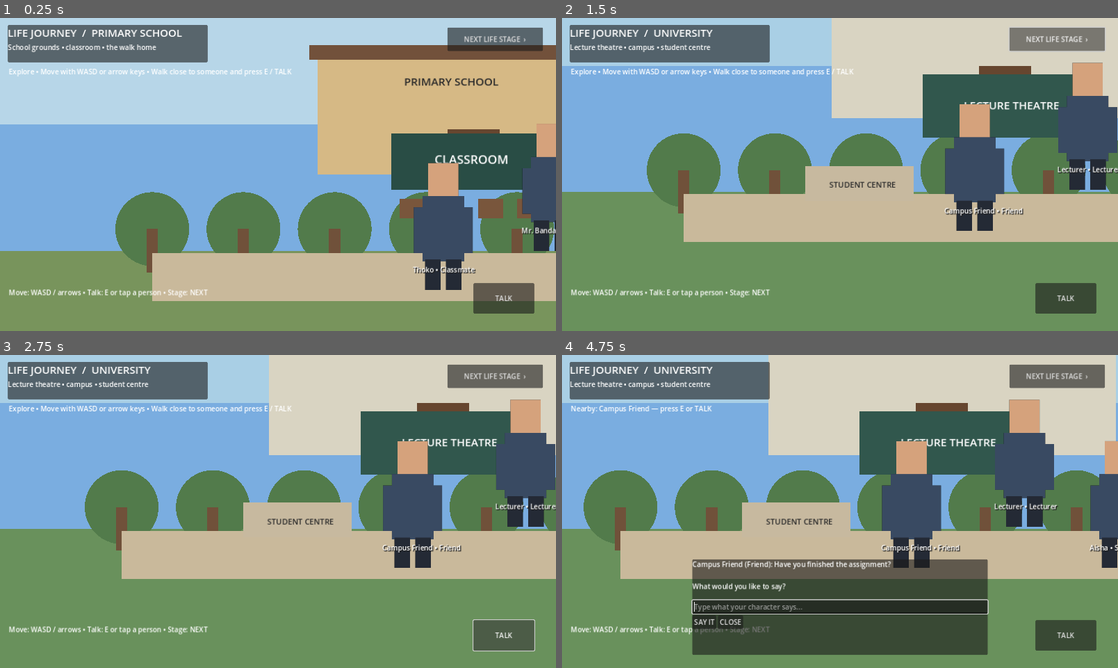
Above: before the commit, frames 1-4 (two rows, left to right).
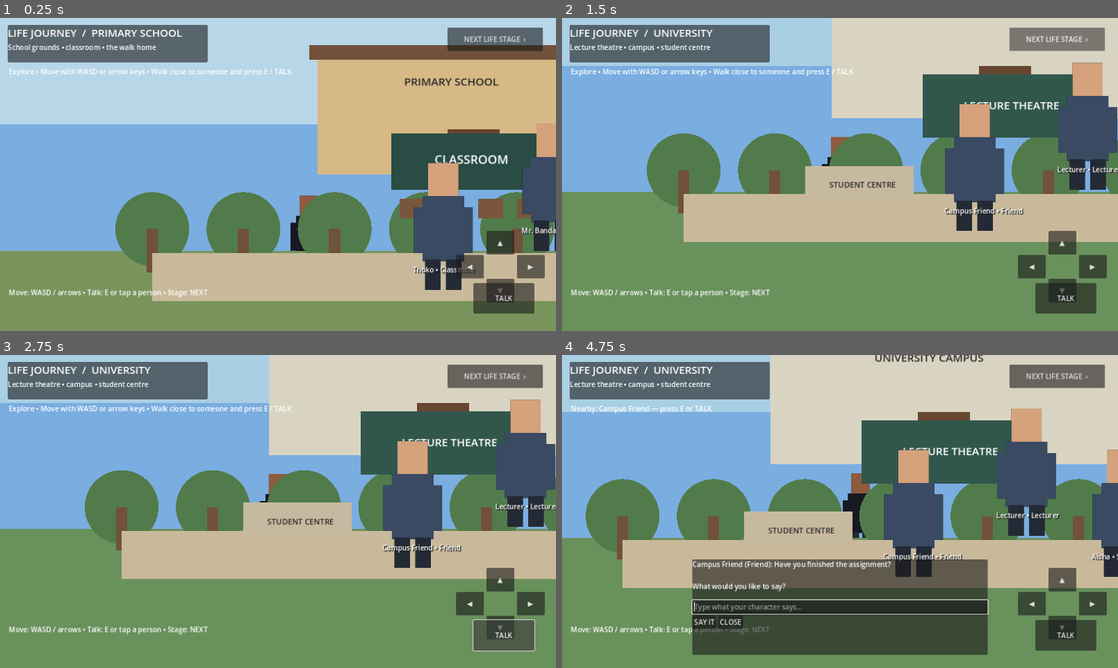
Above: after the commit, the same moments.

Repository: ntambalikachimwemwe-prog/Who-am-l-whatsapp
Game: Godot game, scene res://scenes/main.tscn
Same seed, same stepped clock (60 frames per second), same inputs: the game is played once before the commit and once after it.
Inputs (mouse positions are in pixels of both pictures, inside the frame that each line leads up to):
- Up to frame 1 (0.25 s): no input
- Up to frame 2 (1.5 s): click "NEXT LIFE STAGE ›" at 0.5 s; click "NEXT LIFE STAGE ›" at 1.25 s
- Up to frame 3 (2.75 s): click "TALK" at 2 s
- Up to frame 4 (4.75 s): click (1062, 580) at 2.75 s, where only the run after the commit has a clickable "▲"; tap E (interact) at 3.5, 3.6, 4.25 s; move the mouse to (962, 495) at 3.52 s; hold D (move_right) 3.53-4.25 s; click (962, 495) at 3.67 s; tap Space (jump) at 3.77 s; drag from (728, 527) to (812, 574) at 4.27 s

The runs differ from the first frame. In frame 1, 1.7% of the frame differs, in the area x 52-98%, y 56-91%; in frame 2, 1.6%; in frame 3, 1.5%; in frame 4, 16%, in the area x 0-100%, y 0-91%.

Commit message:
Add visible player fallback and mobile movement controls

Diff:
--- a/life-simulator/scripts/life_journey_2d.gd
+++ b/life-simulator/scripts/life_journey_2d.gd
@@ -31,6 +31,7 @@
 var player_speed := 270.0
 var player_facing := 1.0
 var player_texture: Texture2D
+var touch_direction := Vector2.ZERO
 var current_npc: Dictionary = {}
 var npc_nodes: Array[Dictionary] = []
 var world_layer: Node2D
@@ -73,11 +74,10 @@
 func _build_player() -> void:
 	player_sprite = Sprite2D.new()
 	player_sprite.name = "MainCharacter"
-	player_sprite.texture = player_texture
+	player_sprite.texture = player_texture if player_texture else _make_portrait_placeholder(Color("#8f5a3e"), Color("#171923"))
 	player_sprite.position = player_position
 	player_sprite.centered = true
-	if player_texture:
-		player_sprite.scale = _fit_texture(player_texture, Vector2(100, 190))
+	player_sprite.scale = _fit_texture(player_sprite.texture, Vector2(110, 190))
 	world_layer.add_child(player_sprite)
 	camera.position = player_position
 
@@ -121,6 +121,11 @@
 	activity_label.position = Vector2(20, 620)
 	activity_label.text = "Move: WASD / arrows • Talk: E or tap a person • Stage: NEXT"
 	root.add_child(activity_label)
+
+	_add_move_button(root, "▲", Vector2(1120, 490), Vector2(64, 54), Vector2(0, -1))
+	_add_move_button(root, "▼", Vector2(1120, 600), Vector2(64, 54), Vector2(0, 1))
+	_add_move_button(root, "◀", Vector2(1050, 545), Vector2(64, 54), Vector2(-1, 0))
+	_add_move_button(root, "▶", Vector2(1190, 545), Vector2(64, 54), Vector2(1, 0))
 
 	var talk_button := Button.new()
 	talk_button.text = "TALK"
@@ -155,6 +160,16 @@
 	close.pressed.connect(func(): dialogue_panel.hide())
 	actions.add_child(close)
 	_fit_hud()
+
+
+func _add_move_button(parent: Control, caption: String, pos: Vector2, button_size: Vector2, direction: Vector2) -> void:
+	var button := Button.new()
+	button.text = caption
+	button.position = pos
+	button.custom_minimum_size = button_size
+	button.button_down.connect(func(): touch_direction = direction)
+	button.button_up.connect(func(): touch_direction = Vector2.ZERO)
+	parent.add_child(button)
 
 func _fit_hud() -> void:
 	if dialogue_panel:
@@ -282,6 +297,7 @@
 	if Input.is_key_pressed(KEY_LEFT): direction.x -= 1
 	if Input.is_key_pressed(KEY_UP): direction.y -= 1
 	if Input.is_key_pressed(KEY_DOWN): direction.y += 1
+	direction += touch_direction
 	direction = direction.normalized()
 	player_position += direction * player_speed * delta
 	player_position.x = clamp(player_position.x, 80.0, 1420.0)
